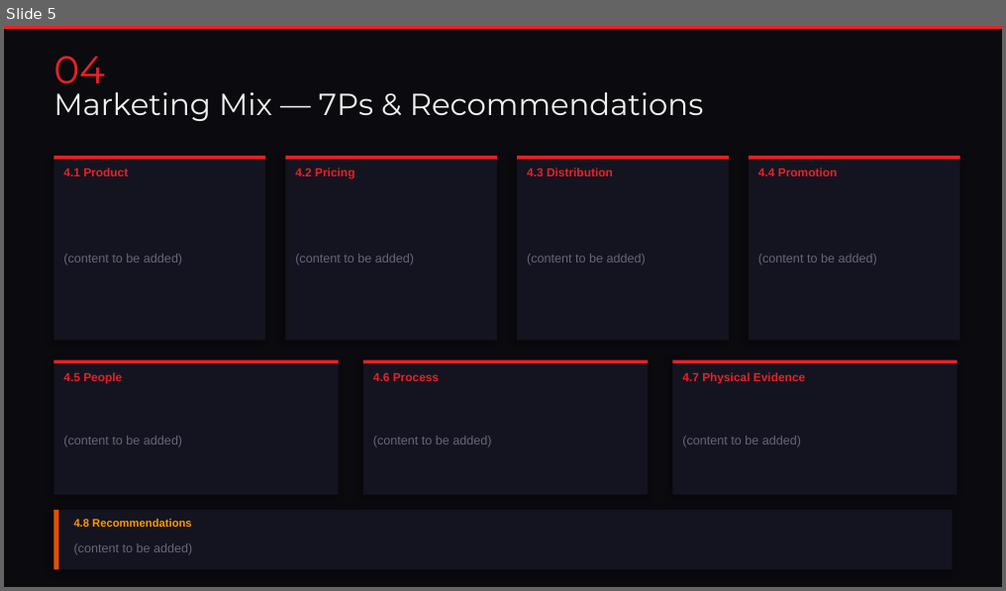
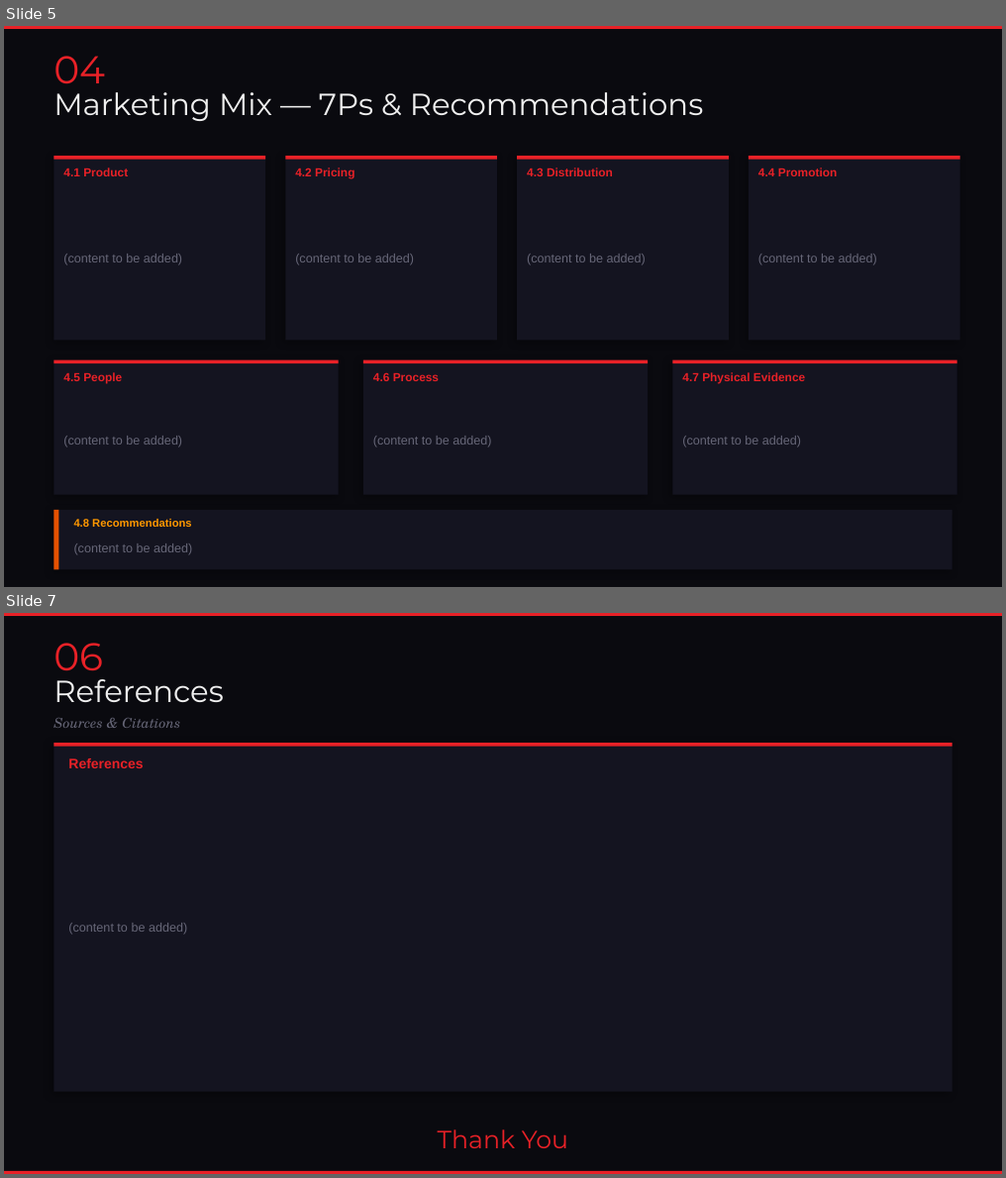
Before and after one commit to MadBoy001/Tesla, a slide deck: Tesla_Model3_Marketing.pptx. Shown one above the other, each under a label of ours: slide 5 before the commit, slides 5 and 7 after it; the slides between them are not shown. The pictures are 1006x591 and 1006x1178 pixels, drawn with LibreOffice and Linux fonts; fonts in the diff are those of the drawing. Boxes give left, top, right and bottom in pixels: in the first picture for what was removed or moved away, otherwise in the second. Text is boxed around its words. In the diff, an @@ line names an element or a change of style, - is before the commit and + after.

```diff
--- a/Tesla_Model3_Marketing.pptx
+++ b/Tesla_Model3_Marketing.pptx
@@ slide 7 added at box(4, 613, 1002, 1174), background #0A0A0F @@
@@ rectangle added at box(4, 613, 1002, 616), fill #E82127 @@
@@ text added at box(54, 643, 103, 680), 28 pt, text #E82127 @@
+06
@@ text added at box(54, 679, 223, 702), 22 pt, text #F0F0F0 @@
+References
@@ text added at box(54, 718, 180, 728), 10 pt, text #666677, italic @@
+Sources & Citations
@@ rectangle added at box(54, 743, 952, 1092), fill #141420 @@
@@ rectangle added at box(54, 743, 952, 747), fill #E82127 @@
@@ text added at box(68, 759, 143, 768), 10 pt, text #E82127, bold @@
+References
@@ text added at box(68, 923, 187, 935), 9 pt, text #666677 @@
+(content to be added)
@@ text added at box(438, 1130, 568, 1149), 18 pt, text #E82127 @@
+Thank You
@@ rectangle added at box(4, 1170, 1002, 1173), fill #E82127 @@
```
Also in this commit, not shown: 1 other slide added, 1 slide removed, 4 other files.
